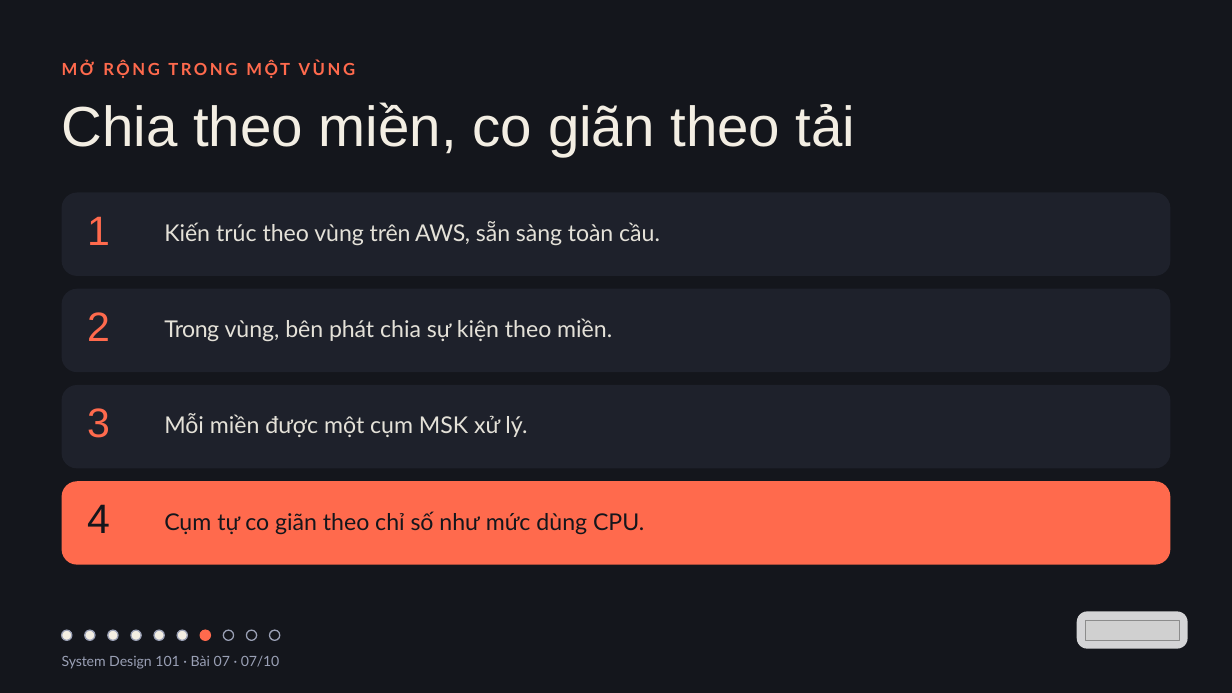
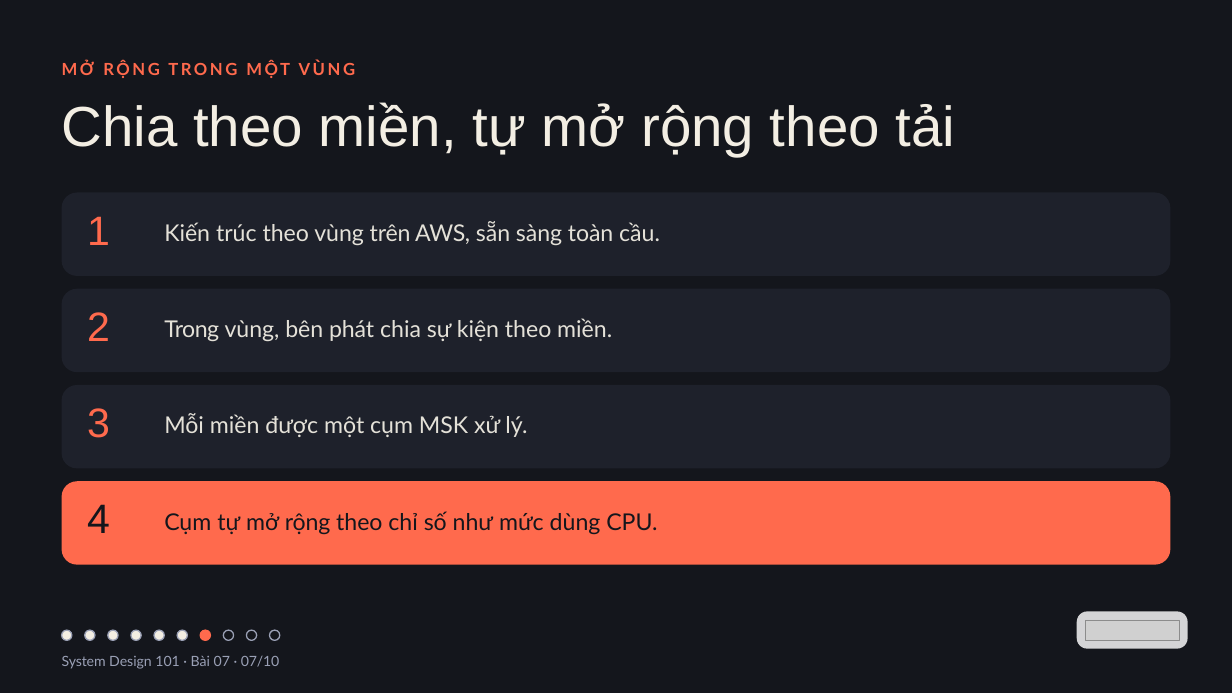
Before and after one commit to vohoailinh90/tool-marketing-studio, a slide deck: slide 7 of system-design-101/vi/lessons/sd-02-007/slides/sd-02-007.pptx. Drawn at 1232x693 pixels with LibreOffice and Linux fonts; fonts in the diff are those of the drawing; grey boxes stand for pictures. Boxes give left, top, right and bottom in pixels: in the first picture for what was removed or moved away, otherwise in the second. Text is boxed around its words. In the diff, an @@ line names an element or a change of style, - is before the commit and + after.

```diff
--- a/system-design-101/vi/lessons/sd-02-007/slides/sd-02-007.pptx
+++ b/system-design-101/vi/lessons/sd-02-007/slides/sd-02-007.pptx
@@ text at (62, 102, 956, 156): text changed @@
-Chia theo miền, co giãn theo tải
+Chia theo miền, tự mở rộng theo tải
@@ text at (164, 511, 657, 535): text changed @@
-Cụm tự co giãn theo chỉ số như mức dùng CPU.
+Cụm tự mở rộng theo chỉ số như mức dùng CPU.
```
Also in this commit, not shown: 2 other slides changed, 8 other files.
